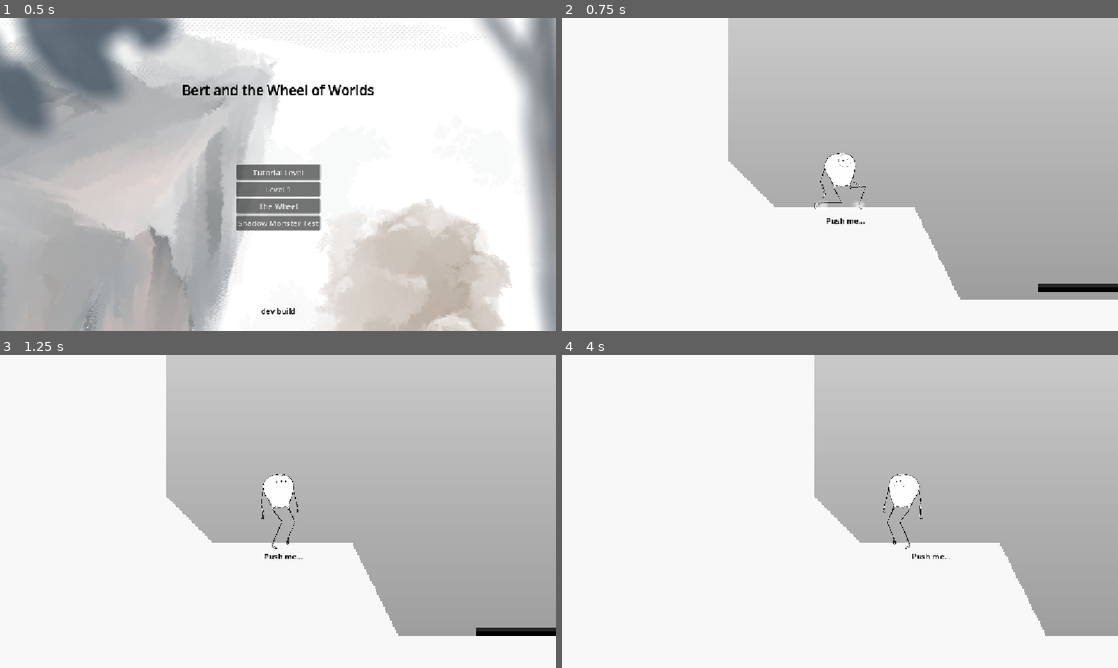
Above: before the commit, frames 1-4 (two rows, left to right).
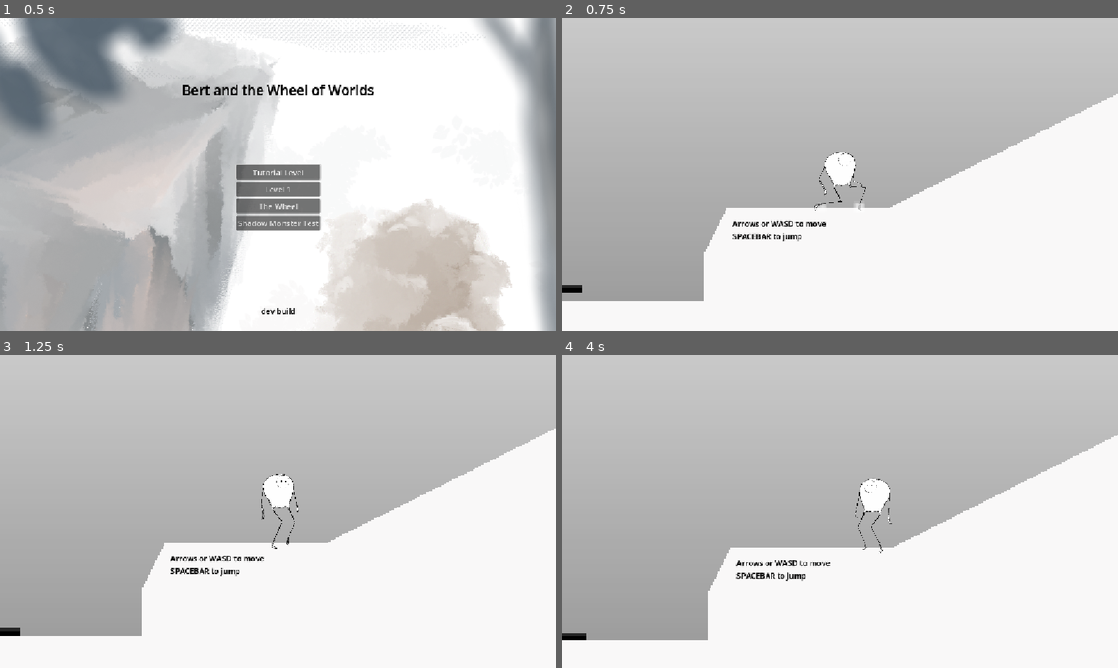
Above: after the commit, the same moments.

Repository: markguinn/wheel-of-worlds
Game: Godot game, scene res://main.tscn
The game is run twice, just before and just after one commit, with the same random seed, the same clock (stepped at 60 frames per second) and the same inputs.
Inputs (mouse positions are in pixels of both pictures, inside the frame that each line leads up to):
- Up to frame 1 (0.5 s): no input
- Up to frame 2 (0.75 s): click "Tutorial Level" at 0.5 s
- Up to frame 3 (1.25 s): no input
- Up to frame 4 (4 s): tap Enter (interact) at 1.25 s; move the mouse to (962, 495) at 1.27 s; hold Right (right) 1.28-2 s; hold Enter (interact) 1.28-2 s; click (962, 495) at 1.42 s; tap Space (jump) at 1.52 s; tap 0 at 1.55 s; drag from (728, 527) to (940, 642) at 2.02 s; move the mouse to (895, 442) at 2.77 s; hold Left (left) 2.78-3.5 s; tap 9 at 2.85 s; tap 8 at 3.05 s; drag from (812, 574) to (673, 464) at 3.52 s

Frame 1 is identical in both runs. In frame 2, 44% of the frame differs, in the area x 0-100%, y 0-91%; in frame 3, 44%; in frame 4, 50%, in the area x 0-100%, y 0-92%.

Commit message:
Clean up some stuff and mute the master bus until we get real sounds

Diff:
--- a/actors/player/player.tscn
+++ b/actors/player/player.tscn
@@ -1422,6 +1422,7 @@
 [node name="AnimationPlayer" type="AnimationPlayer" parent="." unique_id=1171831929]
 libraries/ = SubResource("AnimationLibrary_75vfm")
 autoplay = &"idle"
+playback_auto_capture_duration = 0.3
 playback_default_blend_time = 0.1
 speed_scale = 1.7
 
@@ -1470,7 +1471,7 @@
 
 [node name="ShinR" type="Bone2D" parent="Sprite/Skeleton2D/Hips/ThighR" unique_id=1375386282]
 position = Vector2(2.437, 32.666)
-rotation = 0.0068638795
+rotation = 0.006863879
 scale = Vector2(0.999993, 0.999993)
 rest = Transform2D(0.9999695, 0.0068637845, -0.0068637845, 0.9999695, 2.437, 32.666)
 metadata/_local_pose_override_enabled_ = true
@@ -1528,7 +1529,7 @@
 
 [node name="ArmR" type="Bone2D" parent="Sprite/Skeleton2D/Hips" unique_id=1756135333]
 position = Vector2(-33, -31)
-rotation = -0.035723746
+rotation = -0.035723742
 rest = Transform2D(0.999362, -0.0357162, 0.0357162, 0.999362, -33, -31)
 metadata/_local_pose_override_enabled_ = true
 
@@ -1928,14 +1929,14 @@
 [node name="Jump" type="Node" parent="StateMachine" unique_id=1167554938]
 script = ExtResource("10_hiosj")
 horizontal_speed = 400.0
-wall_bounce_amount = 0.5
-wall_bounce_ms = 500
+wall_bounce_amount = 0.1
+wall_bounce_ms = 200
 metadata/_custom_type_script = "uid://dljix40x8qlm1"
 
 [node name="Fall" type="Node" parent="StateMachine" unique_id=1791540762]
 script = ExtResource("11_ssdk0")
 horizontal_speed = 350.0
-wall_bounce_amount = 1.0
+wall_bounce_amount = 0.6
 wall_bounce_ms = 500
 metadata/_custom_type_script = "uid://dljix40x8qlm1"
 
--- a/actors/player/states/base_player_state.gd
+++ b/actors/player/states/base_player_state.gd
@@ -5,7 +5,7 @@
 
 const WALK_ACCEL = 0.2
 const TURNING_ACCEL = 0.1
-const WALL_BOUNCE_COOLDOWN_MS = 1000
+const WALL_BOUNCE_COOLDOWN_MS = 2000
 
 const GRAVITY_MULTIPLIER = 1.8
 const GRAVITY_DIRECTION = Vector2.DOWN
@@ -85,7 +85,6 @@
 		#player.velocity.x = wall_detector.get_collision_normal().x * absf(player.velocity.x) * wall_bounce_amount
 		#var torso_velocity := wall_detector.get_collision_normal() * player.velocity.length() * wall_bounce_amount
 		var torso_velocity := player.velocity.bounce(wall_detector.get_collision_normal()) * wall_bounce_amount
-		#prints(player.velocity, wall_detector.get_collision_normal(), torso_velocity)
 		machine.get_state("Ragdoll").temporary_ragdoll(wall_bounce_ms, torso_velocity)
 
 
--- a/default_bus_layout.tres
+++ b/default_bus_layout.tres
@@ -7,10 +7,11 @@
 wet = 0.2
 
 [resource]
+bus/0/mute = true
 bus/0/volume_db = -12.455342
 bus/1/name = &"Music"
 bus/1/solo = false
-bus/1/mute = true
+bus/1/mute = false
 bus/1/bypass_fx = false
 bus/1/volume_db = -6.089478
 bus/1/send = &"Master"
--- a/globals/game_manager.gd
+++ b/globals/game_manager.gd
@@ -48,3 +48,15 @@
 		VFX.fade_in()
 
 	# TODO: show/hide hud - maybe new_instance can have a is_hud_visible()->bool method? or maybe we just always hide the hud when the scene changes and each scene can call GameManager.show_hud()?
+
+
+# This is just for testing. We should remove it before release
+func _input(event: InputEvent) -> void:
+	if GameManager.DEV_MODE and event is InputEventKey and event.pressed and not event.is_echo():
+		match event.physical_keycode:
+			KEY_0:
+				Engine.time_scale = 1.0
+			KEY_9:
+				Engine.time_scale = 0.5
+			KEY_8:
+				Engine.time_scale = 0.25
--- a/stages/world0/world_0.tscn
+++ b/stages/world0/world_0.tscn
@@ -73,10 +73,11 @@
 tile_set = ExtResource("1_4eaw5")
 
 [node name="Camera2D" parent="." unique_id=552340171 instance=ExtResource("4_gcinv")]
-position = Vector2(-1208, 505)
+position = Vector2(-7, 502)
 
 [node name="Player" parent="." unique_id=42652117 instance=ExtResource("2_tsxbn")]
-position = Vector2(-1208, 505)
+position = Vector2(-7, 502)
+metadata/_edit_group_ = true
 
 [node name="RemoteTransform2D" type="RemoteTransform2D" parent="Player" unique_id=1198040456]
 remote_path = NodePath("../../Camera2D")
@@ -84,7 +85,7 @@
 update_scale = false
 
 [node name="Orb" parent="." unique_id=1391753086 instance=ExtResource("3_31a7b")]
-position = Vector2(-91, 496)
+position = Vector2(-1229, 511)
 mass = 0.01
 
 [node name="Orb2" parent="." unique_id=1425831707 instance=ExtResource("3_31a7b")]
